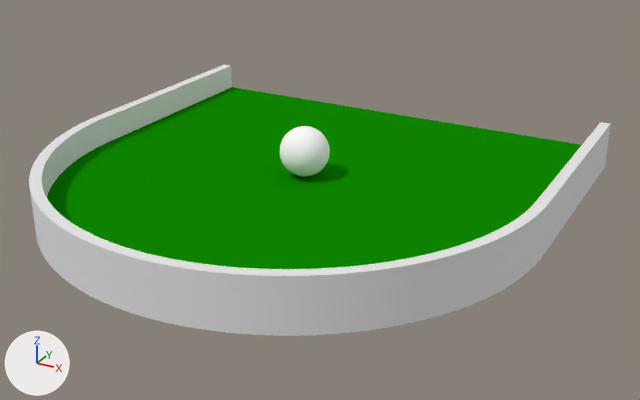
Renders of the Blender file theroom/excersizes/minigolf/soft_start.blend from each side of a commit.
Before and after are seen from a 50 mm lens placed at (3.47, -5.9, 3.0), pointed at (0.24, -0.02, 0.07). Lighting does not change. The marker at lower left points along +X, +Y and +Z.
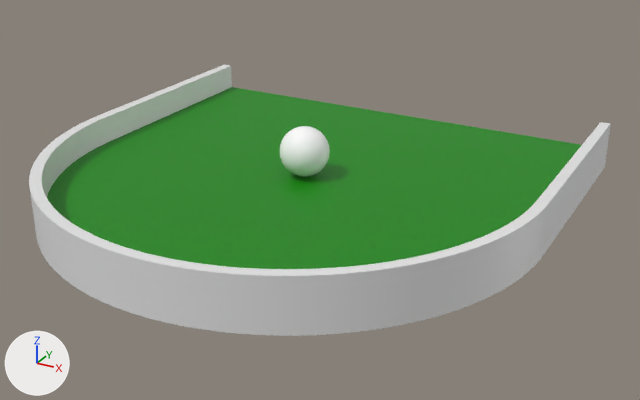
What differs and where, as boxes [x1, y1, x2, y2] in the pictures (640 x 400 px):
'Cylinder', recoloured
    both: [32, 85, 583, 272]

The change in detail:
Material 'Material.001' (mat_material_001) is now built by principled_material('Material.001') instead of diffuse_material('Material.001').
